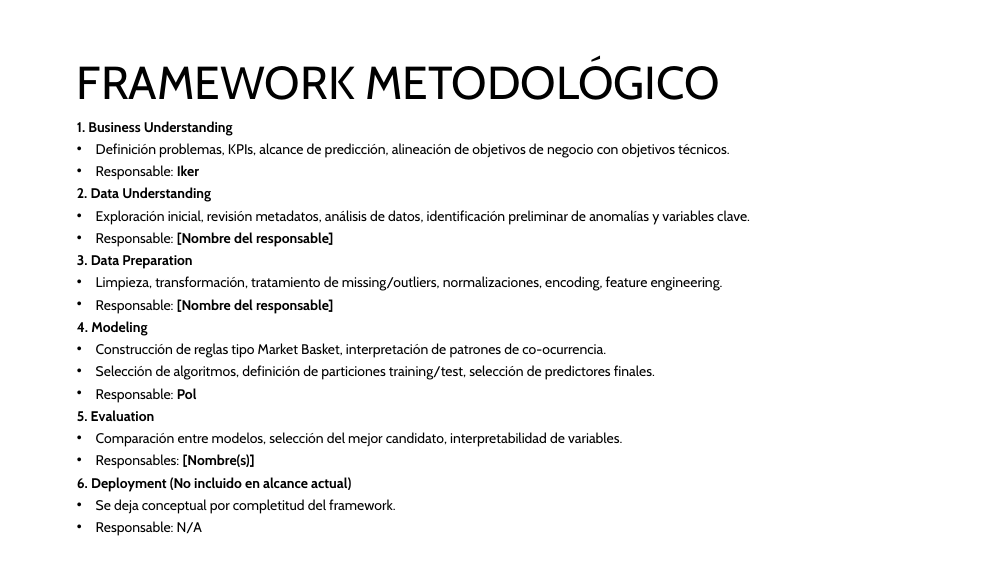
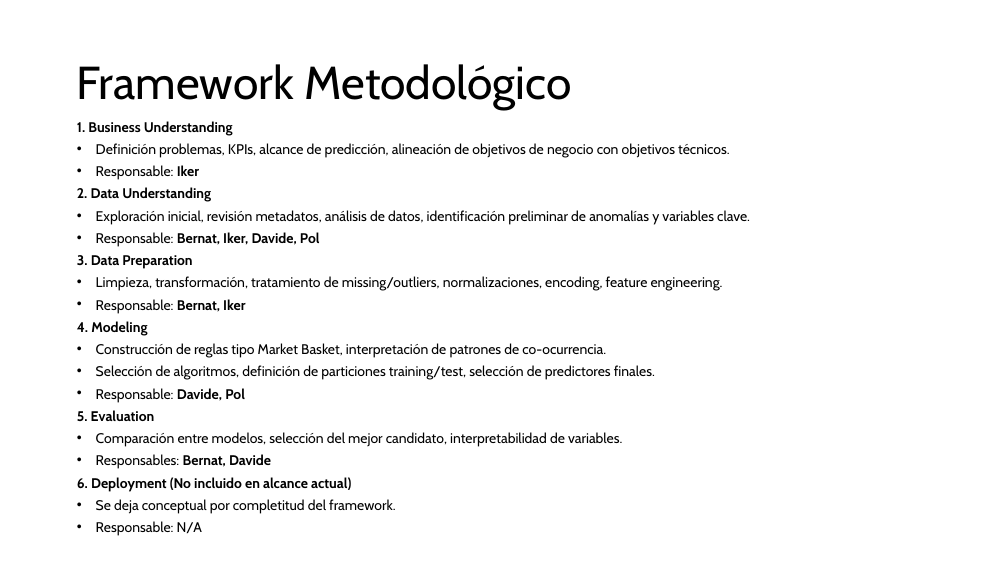
Before and after one commit to benet1one/Mineria, a slide deck: slide 4 of Report_definitivo.pptx. Drawn at 1008x567 pixels with LibreOffice and Linux fonts; fonts in the diff are those of the drawing. Boxes give left, top, right and bottom in pixels: in the first picture for what was removed or moved away, otherwise in the second. Text is boxed around its words. In the diff, an @@ line names an element or a change of style, - is before the commit and + after.

```diff
--- a/Report_definitivo.pptx
+++ b/Report_definitivo.pptx
@@ title at [77,64,571,110]: text changed @@
-FRAMEWORK METODOLÓGICO
+Framework Metodológico
@@ text at [96,232,320,247]: text changed @@
-• Responsable: [Nombre del responsable]
+• Responsable: Bernat, Iker, Davide, Pol
@@ text at [96,299,245,314]: text changed; bold off @@
-• Responsable: [Nombre del responsable]
+• Responsable: Bernat, Iker
@@ text at [96,388,245,403]: text changed @@
-• Responsable: Pol
+• Responsable: Davide, Pol
@@ text at [96,454,271,469]: text changed @@
-• Responsables: [Nombre(s)]
+• Responsables: Bernat, Davide
```
Also in this commit, not shown: 6 other slides changed.
